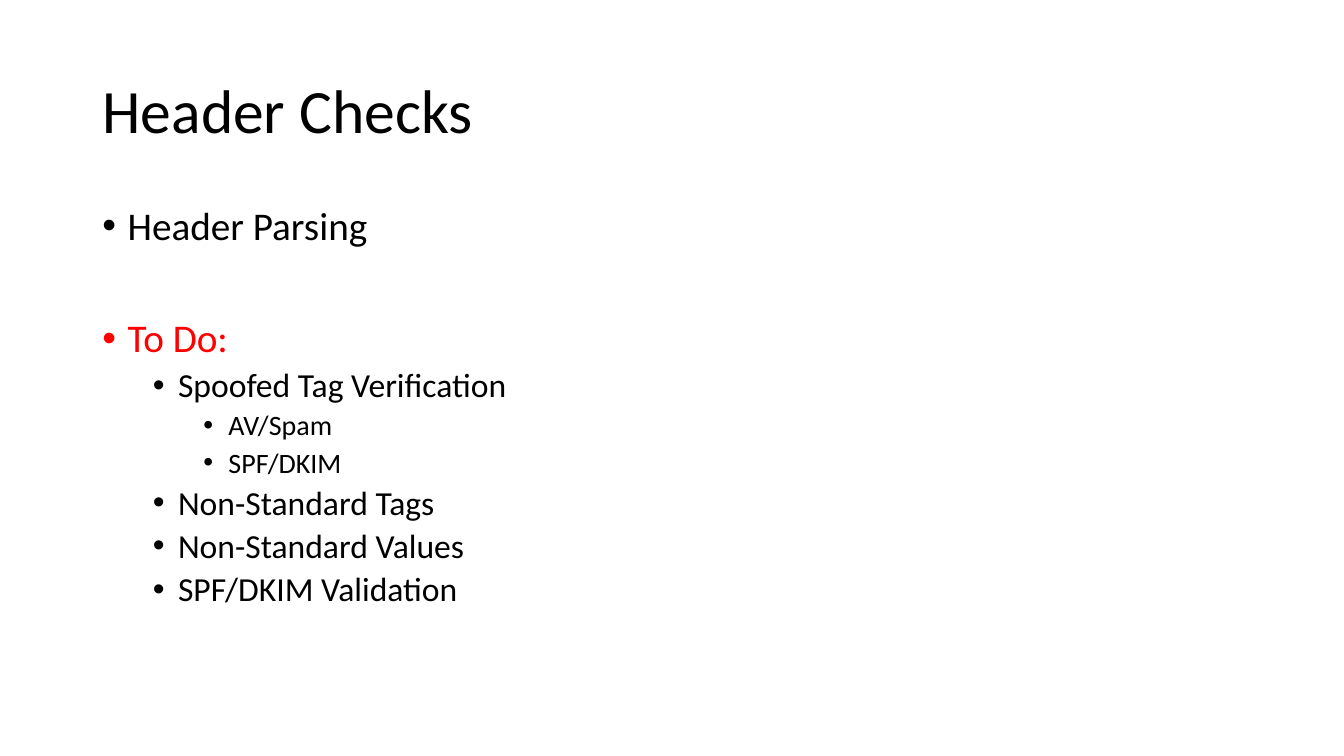
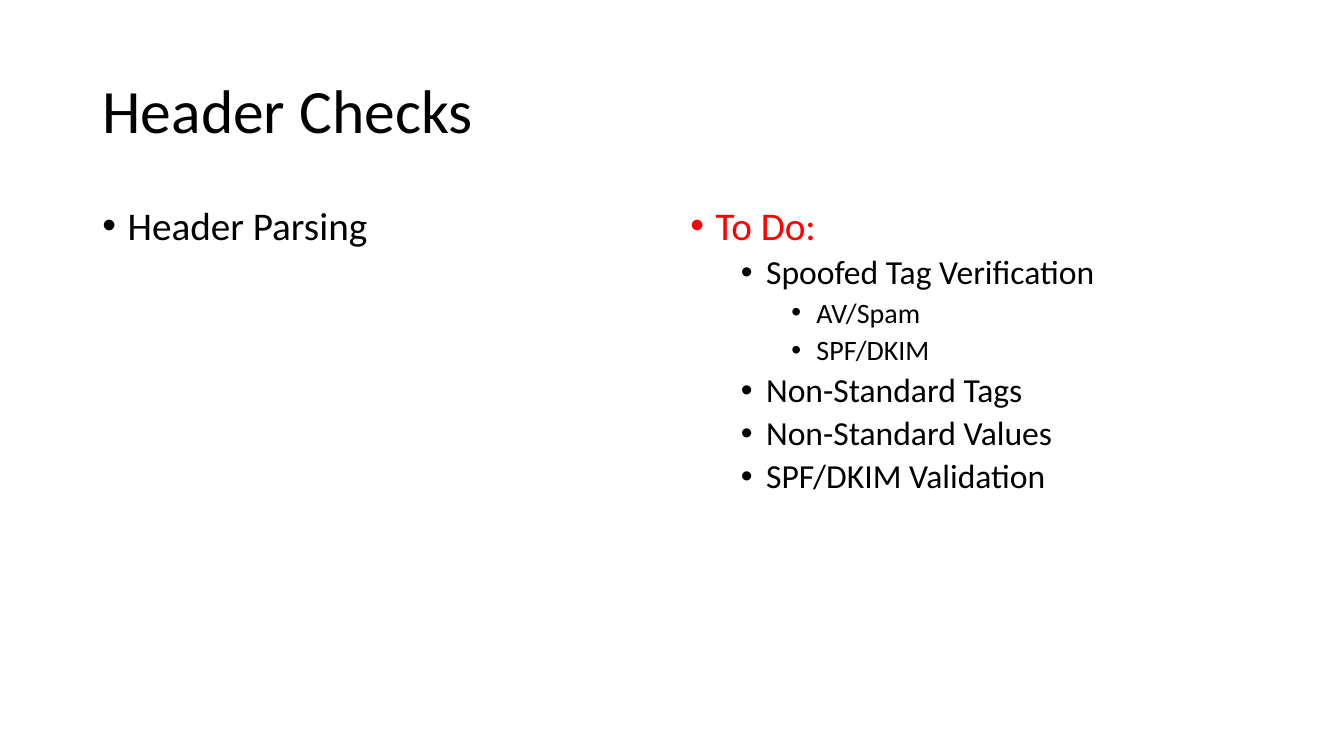
Before and after one commit to CodeChex/OutlookSafetyChecks, a slide deck: slide 4 of Outlook Safety Check.pptx. Drawn at 1344x756 pixels with LibreOffice and Linux fonts; fonts in the diff are those of the drawing. Boxes give left, top, right and bottom in pixels: in the first picture for what was removed or moved away, otherwise in the second. Text is boxed around its words. In the diff, an @@ line names an element or a change of style, - is before the commit and + after.

```diff
--- a/Outlook Safety Check.pptx
+++ b/Outlook Safety Check.pptx
@@ text "To Do:": place and size @@
-text "To Do:" at [128,212,506,603]
+text "To Do:" at [716,215,1094,490]
```
Also in this commit, not shown: 8 other slides changed, 22 other files.
